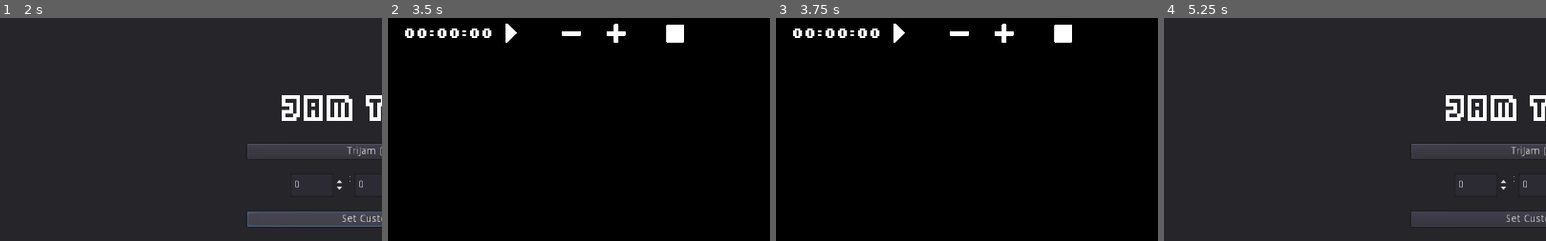
Above: before the commit, frames 1-4 (left to right).
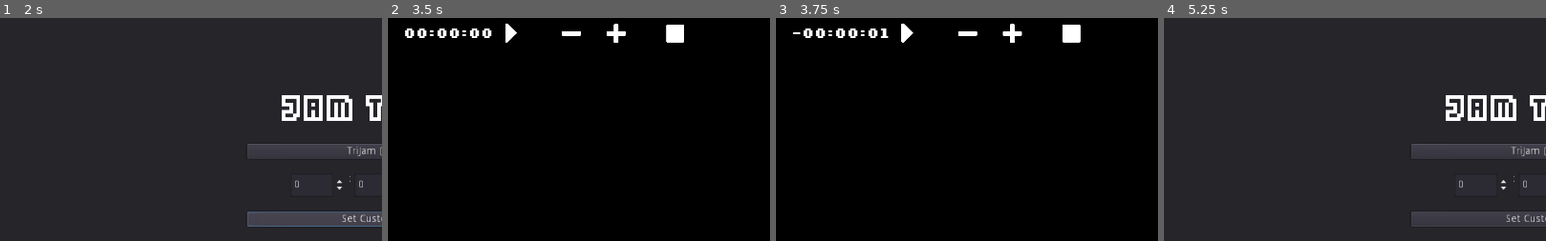
Above: after the commit, the same moments.

Repository: Drentsoft-Games/jam-timer
Game: Godot game, scene res://Setup.tscn
Same seed, same stepped clock (60 frames per second), same inputs: the game is played once before the commit and once after it. Sound files missing from this copy of the repository are replaced by a short silence.
Inputs (mouse positions are % of the whole screen's width and height, from its top left; square brackets give the same spot before the commit, where the layout moved):
- Up to frame 1 (2 s): click "TriJam (3 Hour)" at 0.5 s; click "Set Custom Time" at 1.25 s
- Up to frame 2 (3.5 s): click "Preview" at 2 s; click "Setup Timer" at 2.75 s
- Up to frame 3 (3.75 s): click (24, 3) at 3.5 s
- Up to frame 4 (5.25 s): click (31, 3) [30, 3] at 4.25 s; click (38, 3) at 5 s
The pictures show only the part of the screen within x 0-50%, y 0-50%; the shares and areas given below are measured in that part.

Frames 1-2 are identical in both runs. In frame 3, 1.8% of the frame differs, in the area x 4-80%, y 2-12%; in frame 4, nothing differs.

Commit message:
Fixed offset buttons only updating time when the timer is running.

Diff:
--- a/JamTimer.gd
+++ b/JamTimer.gd
@@ -3,6 +3,7 @@
 
 extends Control
 
+signal time_adjusted
 signal timeout
 
 var time_left: float
@@ -20,6 +21,7 @@
 
 func _ready():
 	connect("timeout", self, "on_timeout")
+	connect("time_adjusted", self, "on_time_adjusted")
 	mute.visible = false
 	timer_label.text = get_time_left_text(time_left)
 
@@ -98,6 +100,9 @@
 	mute.visible = true
 	$TimeoutAlarm.play()
 
+func on_time_adjusted():
+	timer_label.text = get_time_left_text(time_left)
+
 func _on_TimeoutAlarm_finished():
 	if alarm_triggered and running:
 		alarm.play() # Just keep repeating
@@ -107,12 +112,13 @@
 	if Input.is_key_pressed(KEY_SHIFT):
 		amt = 10.0
 	if Input.is_key_pressed(KEY_CONTROL):
-		amt *= 5.0
+		amt *= 5.0 # Might be better at 6 to get full minute adjustments? Maybe 1, 5. 60 rather than 1, 10, 60?
 	return amt
 
 func _on_MinusTime_pressed():
 	var amt = check_mod_keys()
 	time_left -= amt
+	emit_signal("time_adjusted")
 	if time_left < 0.0 and running and !alarm_triggered:
 		emit_signal("timeout")
 	modified_time -= amt
@@ -120,6 +126,7 @@
 func _on_PlusTime_pressed():
 	var amt = check_mod_keys()
 	time_left += amt
+	emit_signal("time_adjusted")
 	if time_left > 0.0 and alarm_triggered:
 		alarm_triggered = false
 		alarm.stop()
